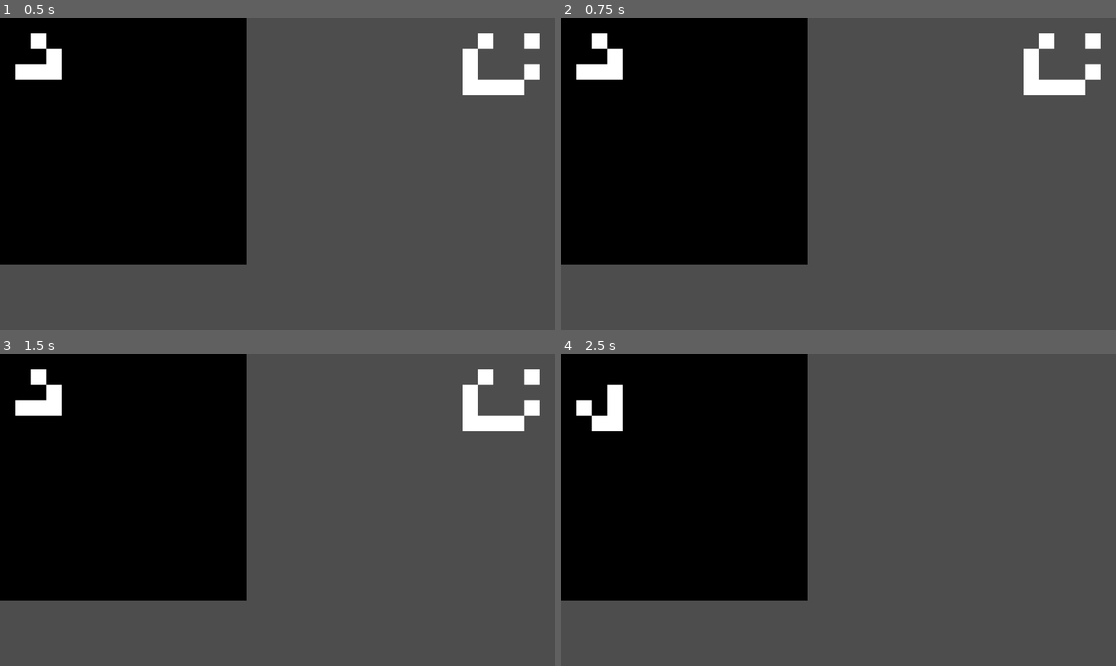
Above: before the commit, frames 1-4 (two rows, left to right).
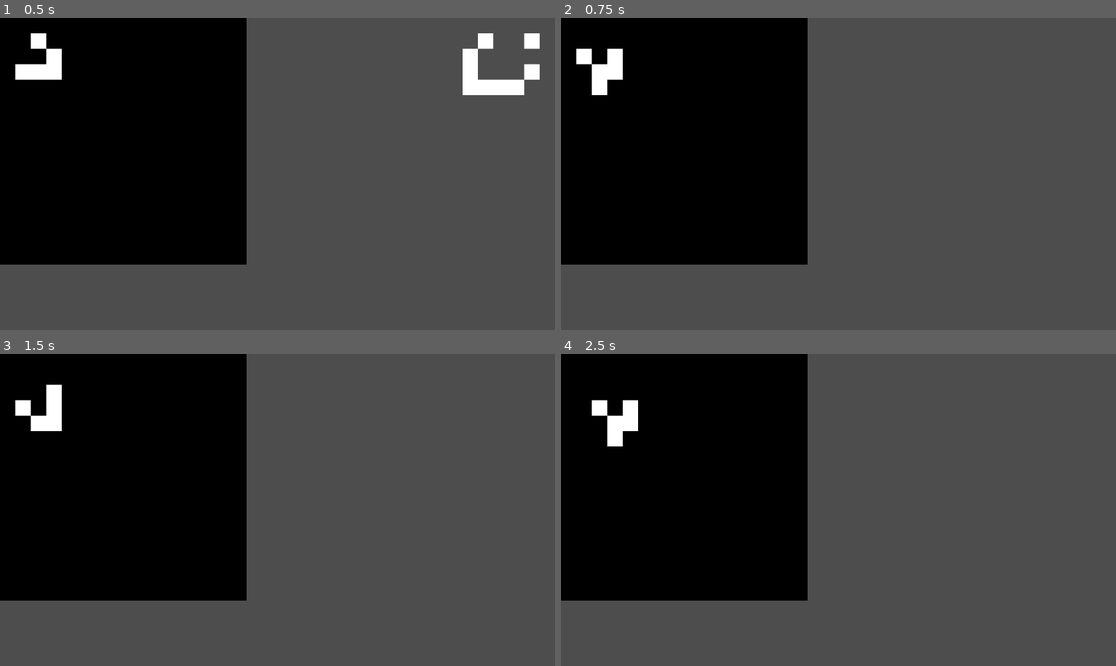
Above: after the commit, the same moments.

Repository: javier-adrian/GOL-GDS
Game: Godot game, scene res://main.tscn
Two runs of this game, one before a commit and one after it. Both use one fixed random seed, a clock stepped at 60 frames per second and the inputs below. The project has no main scene, so this scene is started directly.
Inputs:
- Up to frame 1 (0.5 s): no input
- Up to frame 2 (0.75 s): tap Enter at 0.5 s; tap . (next) at 0.6 s
- Up to frame 3 (1.5 s): tap Space (play) at 1.25 s; tap . (next) at 1.35 s
- Up to frame 4 (2.5 s): tap Enter at 2 s; tap Space (play) at 2.1 s; tap . (next) at 2.3 s

Frame 1 is identical in both runs. In frame 2, 1.9% of the frame differs, in the area x 2-98%, y 4-25%; in frame 3, 1.9%, in the area x 5-98%, y 4-25%; in frame 4, 1.1%.

Commit message:
add increment frame function

Diff:
--- a/World.gd
+++ b/World.gd
@@ -72,3 +72,4 @@
 
 func _input(event):
 	if Input.is_action_just_released("play"): playing = false if playing else true
+	if Input.is_action_just_released("next"): update()
